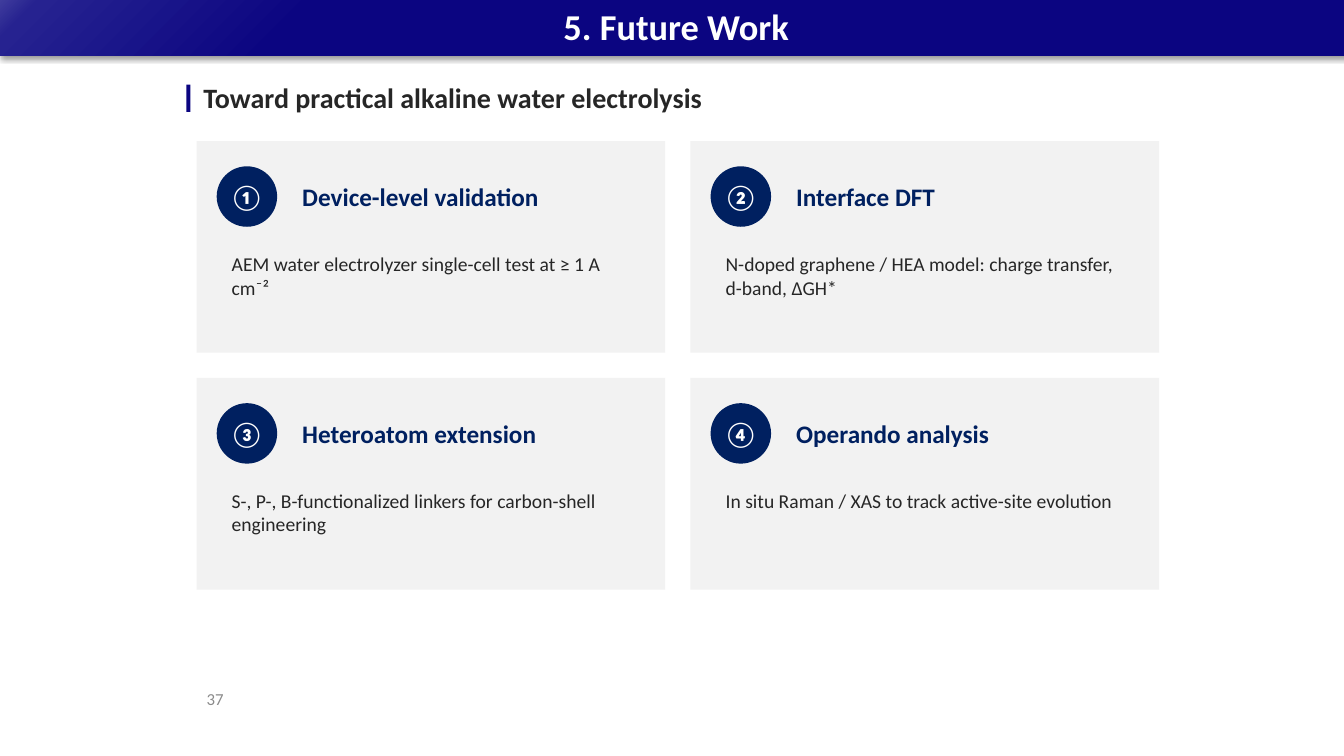
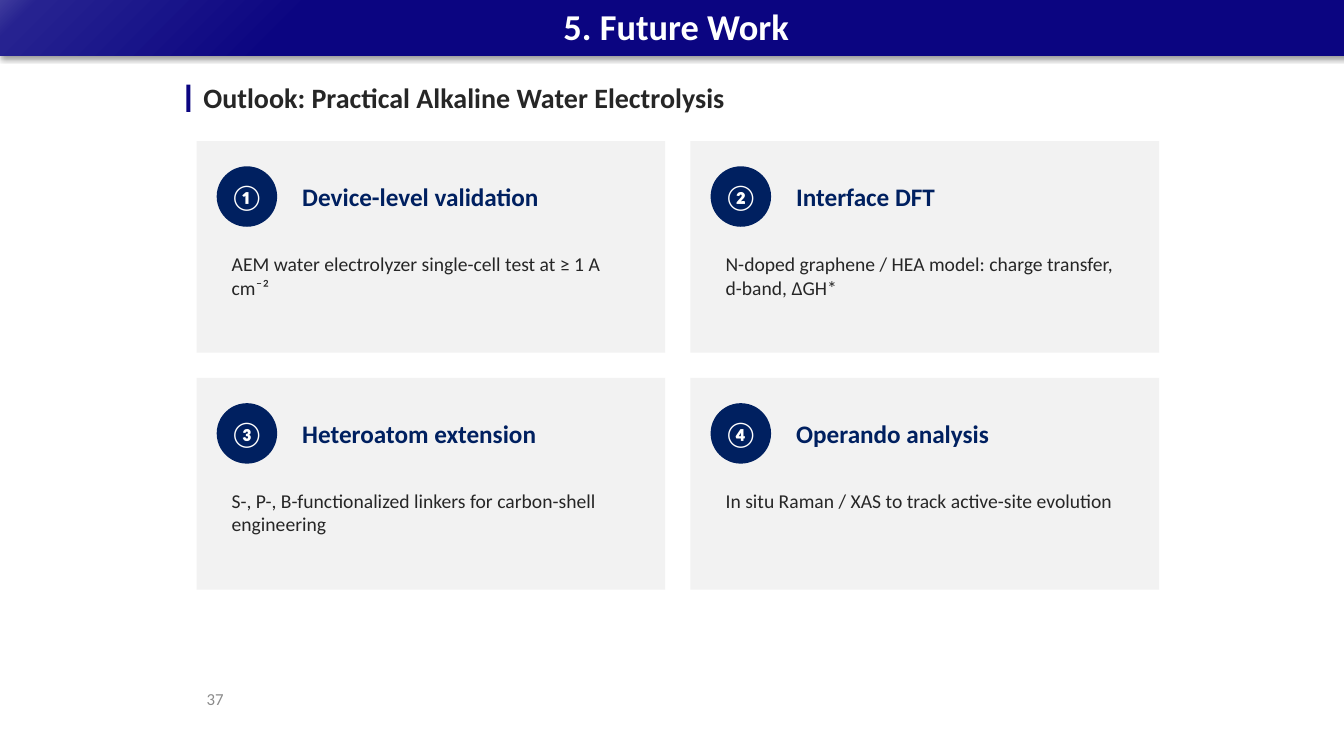
Before and after one commit to limsj0204/letter, a slide deck: slide 37 of 학위논문_디펜스_발표자료_5시료.pptx. Drawn at 1344x756 pixels with LibreOffice and Linux fonts; fonts in the diff are those of the drawing. Boxes give left, top, right and bottom in pixels: in the first picture for what was removed or moved away, otherwise in the second. Text is boxed around its words. In the diff, an @@ line names an element or a change of style, - is before the commit and + after.

```diff
--- a/학위논문_디펜스_발표자료_5시료.pptx
+++ b/학위논문_디펜스_발표자료_5시료.pptx
@@ text at [203,88,724,113]: text changed @@
-Toward practical alkaline water electrolysis
+Outlook: Practical Alkaline Water Electrolysis
```
Also in this commit, not shown: 32 other slides changed.
